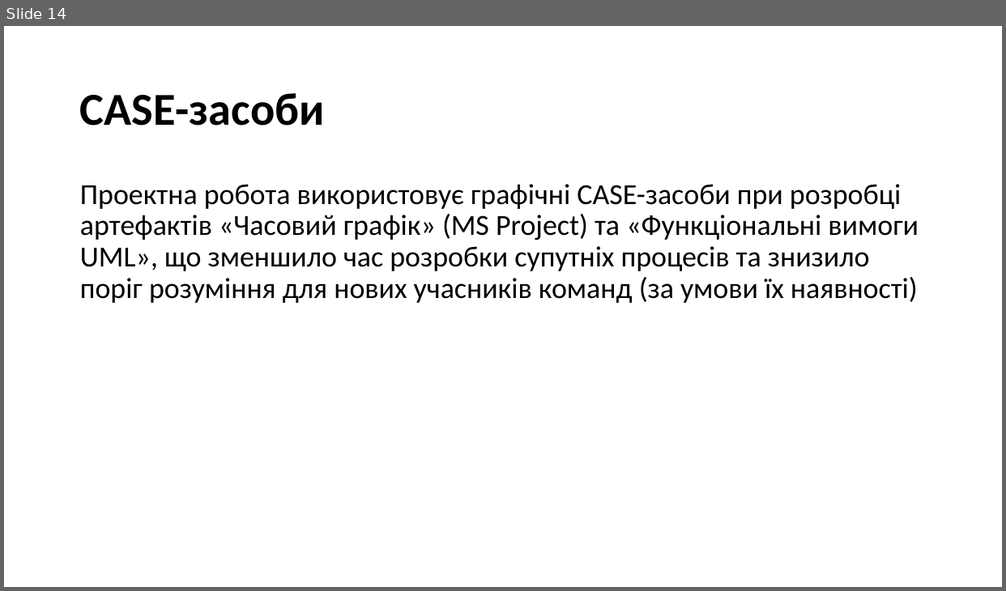
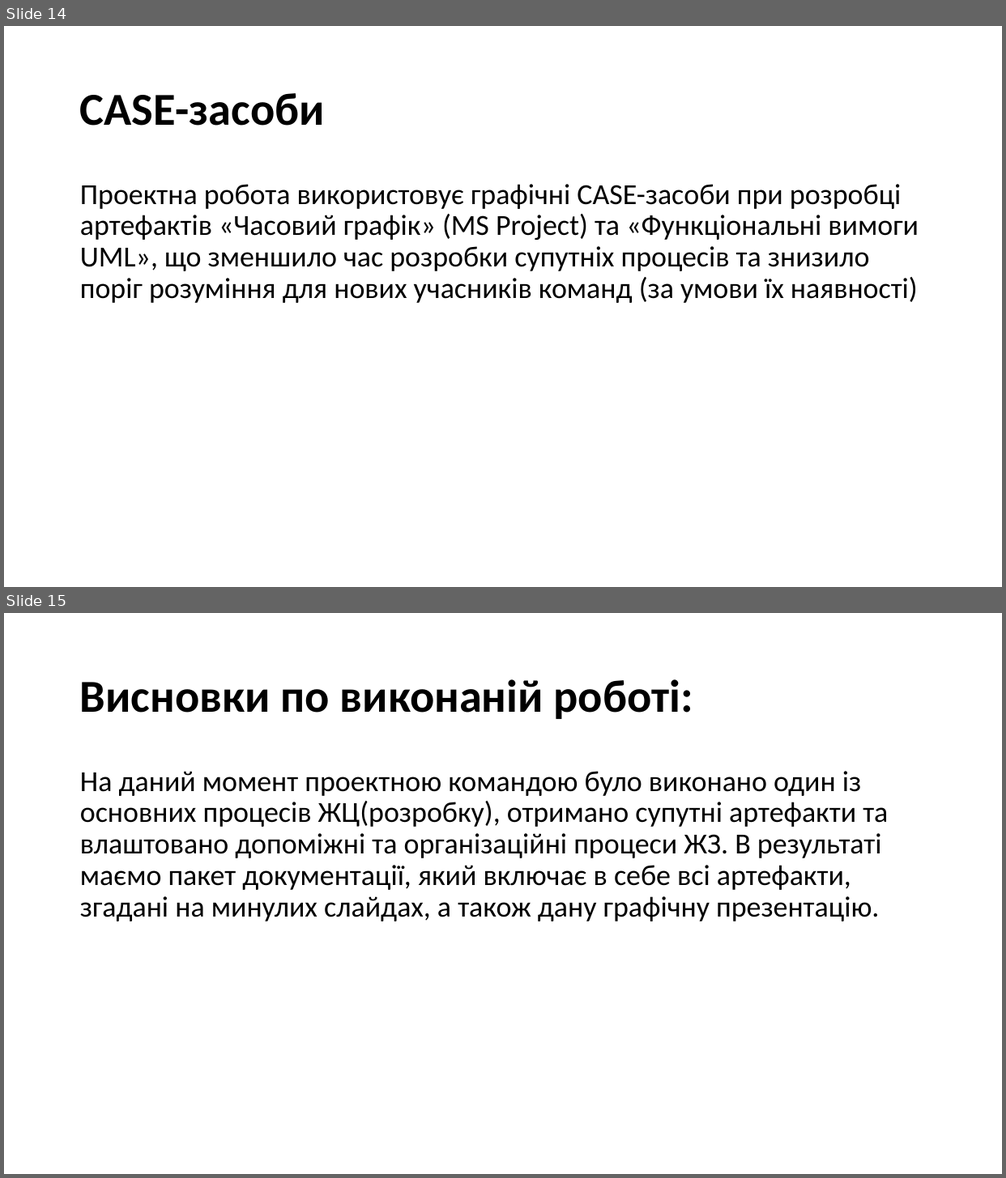
Before and after one commit to d3mage/elektronna_kafedra, a slide deck: elektronna_kafedra.pptx. Shown one above the other, each under a label of ours: slide 14 before the commit, slides 14 and 15 after it. The pictures are 1006x591 and 1006x1178 pixels, drawn with LibreOffice and Linux fonts; fonts in the diff are those of the drawing. Boxes give left, top, right and bottom in pixels: in the first picture for what was removed or moved away, otherwise in the second. Text is boxed around its words. In the diff, an @@ line names an element or a change of style, - is before the commit and + after.

```diff
--- a/elektronna_kafedra.pptx
+++ b/elektronna_kafedra.pptx
@@ slide 15 added at (4,613,1002,1174), background #FFFFFF @@
@@ title added at (80,679,693,719), 44 pt, text #000000, bold @@
+Висновки по виконаній роботі:
@@ text added at (80,771,888,922), 28 pt, text #000000 @@
+На даний момент проектною командою було виконано один із основних процесів ЖЦ(розробку), отримано супутні артефакти та влаштовано допоміжні та організаційні процеси ЖЗ. В результаті маємо пакет документації, який включає в себе всі артефакти, згадані на минулих слайдах, а також дану графічну презентацію.
```
Also in this commit, not shown: 2 slides changed, 1 other file.
